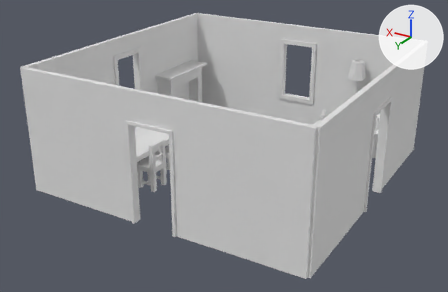
Before and after pictures for a commit that changed the glTF model scenes/room02.gltf.
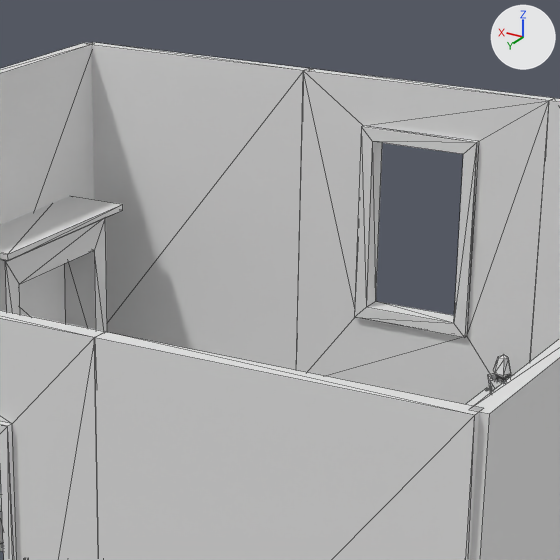
There are two pictures of each version: one whole from a camera (50 mm lens) standing at (-3.13, 7.81, 5.85) and looking at (3.12, -2.6, 0.64), one close up on the part from 38% to 76% of the width and 0% to 59% of the height. The axes (+X, +Y, +Z) are drawn at upper right. The lights are the same throughout. The close-ups show mesh edges as thin lines. Where no turn or scale is listed for an object, it has been applied to the vertices.

The first close-up shows 'fireplace', 'wall.002', 'wall.003', 'wall.004', 'wall.005', 'wall.007', 'wall_doorway.001', 'wall_window'.
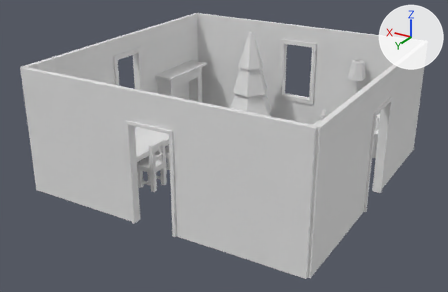
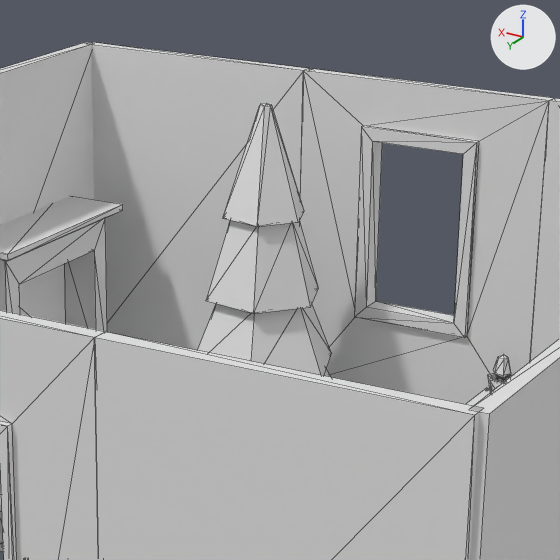
Commit message: Add choinka

Location of each change, [x1, y1, x2, y2] in pixels of the close-ups (560 x 560 px):
'choinka', added: after [198, 103, 332, 377]

Diff of the bpy script that builds the scene:
```diff
--- a/scenes/room02.gltf.py
+++ b/scenes/room02.gltf.py
@@ me_choinka @@
+me_choinka.from_pydata(...)  # 48 vertices, 92 faces; spans x -0.75..0.75, y -0.71..0.71, z 0.0..2.5
@@ ob_choinka @@
+ob_choinka = bpy.data.objects.new('choinka', me_choinka)
+ob_choinka.location = (3.861, -5.093, 0.0)
```
